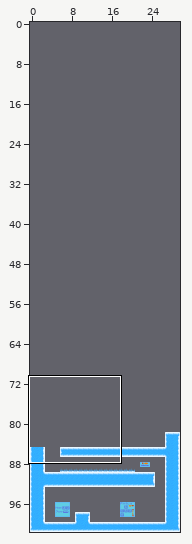
Two states of a Tiled map, assets/game/map/ice_test.tmx. Above, an overview of the earlier version with the close-up marked.
Close-up. Before:
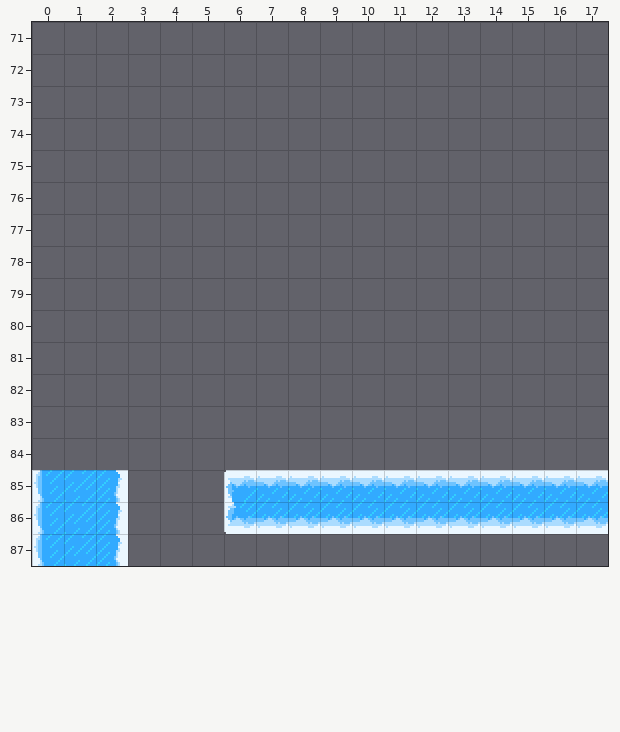
Cells are 16x16 px. Shown: x 0..17, y 71..87. The commit also changed other parts of the map, which this record leaves out. The old version is drawn lined up with the new one.
The result:
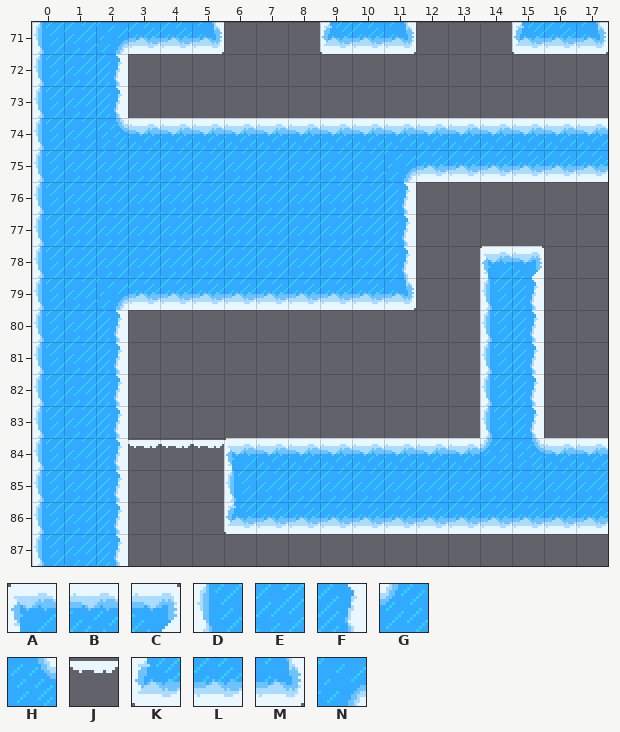
Key: from "ice_tilemap": A 0, B 1, C 2, D 10, E 11, F 12, G 14, H 15, J 18, K 20, L 21, M 22, N 25.
_ is an empty cell, . an unchanged one.
Edits made:
map size 30x85 -> 30x102 cells (old content now starts at 0,17; both pictures use the new coordinates)
--- layer "Background"
@@ x 0..17 @@
-71 ______...___...___
-72 ___...............
-73 ___...............
-74 __________________
-75 __________________
-76 ____________......
-77 ____________......
-78 ____________..__..
-79 ____________..__..
-80 ___...........__..
-81 ___...........__..
-82 ___...........__..
-83 ___...........__..
-84 __________________
-85 ......ABBBBBBBBBBB
+71 DENLLM...KLM...KLM
+72 DEF...............
+73 DEF...............
+74 DEHBBBBBBBBBBBBBBB
+75 DEEEEEEEEEENLLLLLL
+76 DEEEEEEEEEEF......
+77 DEEEEEEEEEEF......
+78 DEEEEEEEEEEF..AC..
+79 DENLLLLLLLLM..DF..
+80 DEF...........DF..
+81 DEF...........DF..
+82 DEF...........DF..
+83 DEF...........DF..
+84 DEFJJJABBBBBBBGHBB
+85 ......DEEEEEEEEEEE
